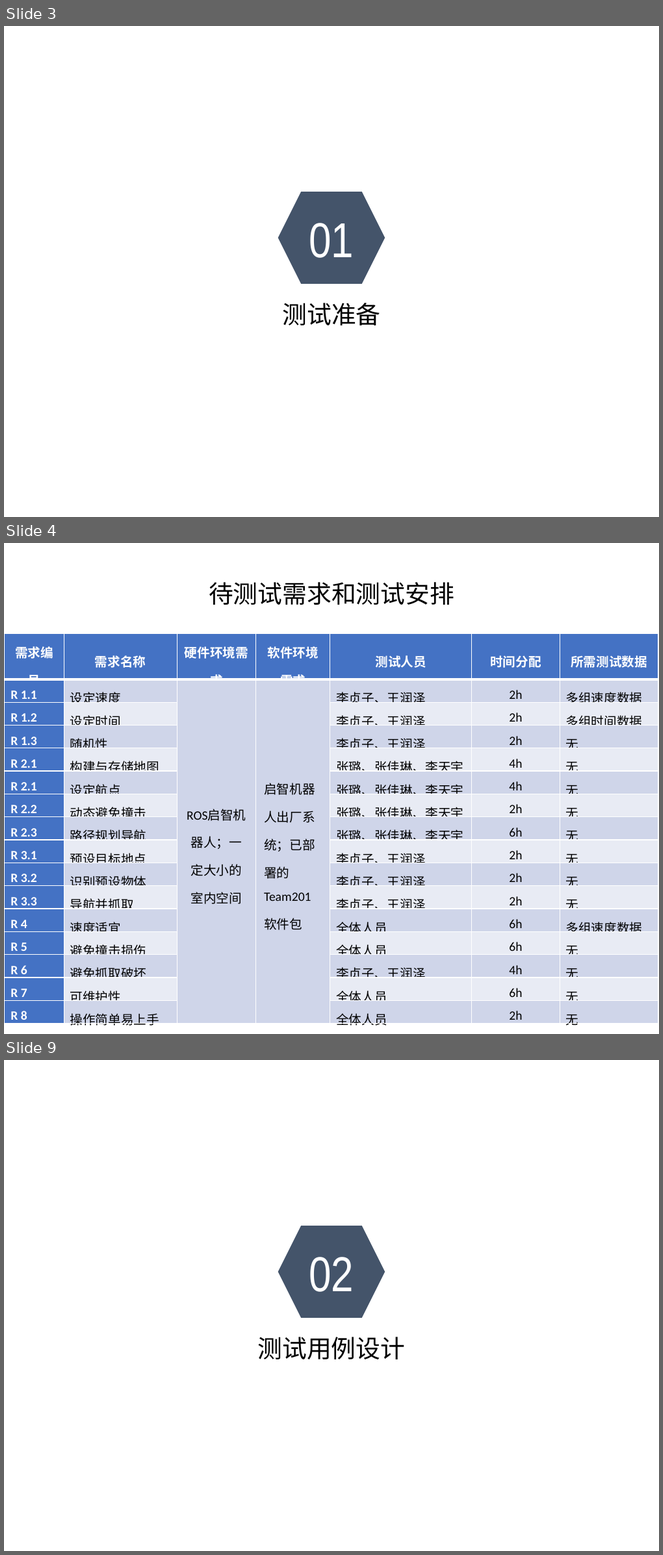
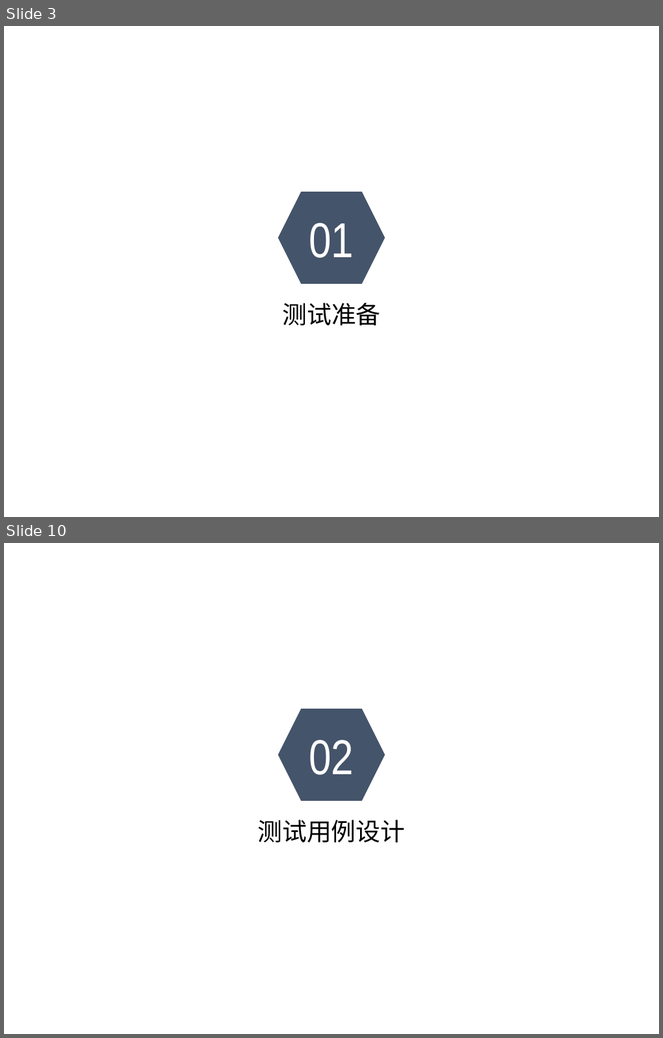
Before and after one commit to sebuaa2019/Team201, a slide deck: 测试报告.pptx. Shown one above the other, each under a label of ours: slides 3, 4 and 9 before the commit, slides 3 and 10 after it; the slides between them are not shown. The pictures are 663x1555 and 663x1038 pixels, drawn with LibreOffice and Linux fonts; fonts in the diff are those of the drawing; background and template pictures are left out. Boxes give left, top, right and bottom in pixels: in the first picture for what was removed or moved away, otherwise in the second. Text is boxed around its words. In the diff, an @@ line names an element or a change of style, - is before the commit and + after.

```diff
--- a/测试报告.pptx
+++ b/测试报告.pptx
@@ slide 4 removed at (x1=4, y1=543, x2=659, y2=1034), background picture (left out) @@
@@ text removed at (x1=209, y1=582, x2=454, y2=605) @@
-待测试需求和测试安排
@@ table removed at (x1=5, y1=633, x2=659, y2=1031), 16 rows, 7 columns @@
-需求编号 | 需求名称 | 硬件环境需求 | 软件环境需求 | 测试人员 | 时间分配 | 所需测试数据
-R 1.1 | 设定速度 | ROS启智机器人；一定大小的室内空间 | 启智机器人出厂系统；已部署的Team201软件包 | 李贞子、王润泽 | 2h | 多组速度数据
-R 1.2 | 设定时间 |  |  | 李贞子、王润泽 | 2h | 多组时间数据
-R 1.3 | 随机性 |  |  | 李贞子、王润泽 | 2h | 无
-R 2.1 | 构建与存储地图 |  |  | 张璐、张佳琳、李天宇 | 4h | 无
-R 2.1 | 设定航点 |  |  | 张璐、张佳琳、李天宇 | 4h | 无
-R 2.2 | 动态避免撞击 |  |  | 张璐、张佳琳、李天宇 | 2h | 无
-R 2.3 | 路径规划导航 |  |  | 张璐、张佳琳、李天宇 | 6h | 无
-R 3.1 | 预设目标地点 |  |  | 李贞子、王润泽 | 2h | 无
-R 3.2 | 识别预设物体 |  |  | 李贞子、王润泽 | 2h | 无
-R 3.3 | 导航并抓取 |  |  | 李贞子、王润泽 | 2h | 无
-R 4 | 速度适宜 |  |  | 全体人员 | 6h | 多组速度数据
-R 5 | 避免撞击损伤 |  |  | 全体人员 | 6h | 无
-R 6 | 避免抓取破坏 |  |  | 李贞子、王润泽 | 4h | 无
-R 7 | 可维护性 |  |  | 全体人员 | 6h | 无
-R 8 | 操作简单易上手 |  |  | 全体人员 | 2h | 无
@@ what was slide 9 is now slide 10 @@
```
Also in this commit, not shown: 14 slides added, 4 other slides removed.
